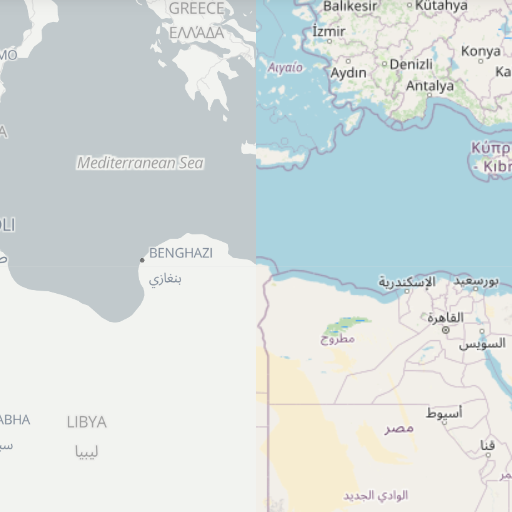
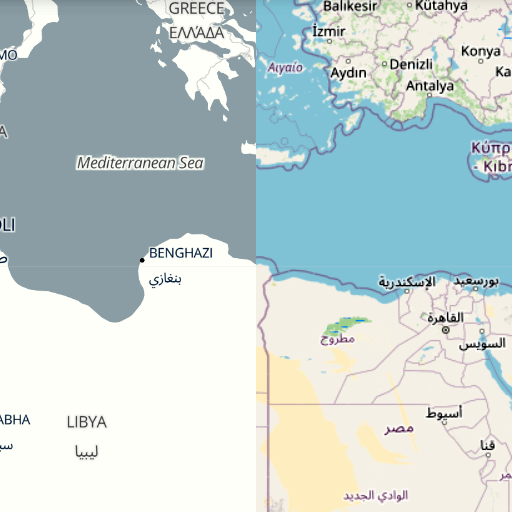
Layered file, before and after one edit (512px x 512px). Changes by layer:
painted on "Layer 1" over bbox(0, 0, 256, 512)
painted on "Layer 2" over bbox(0, 0, 512, 512)
